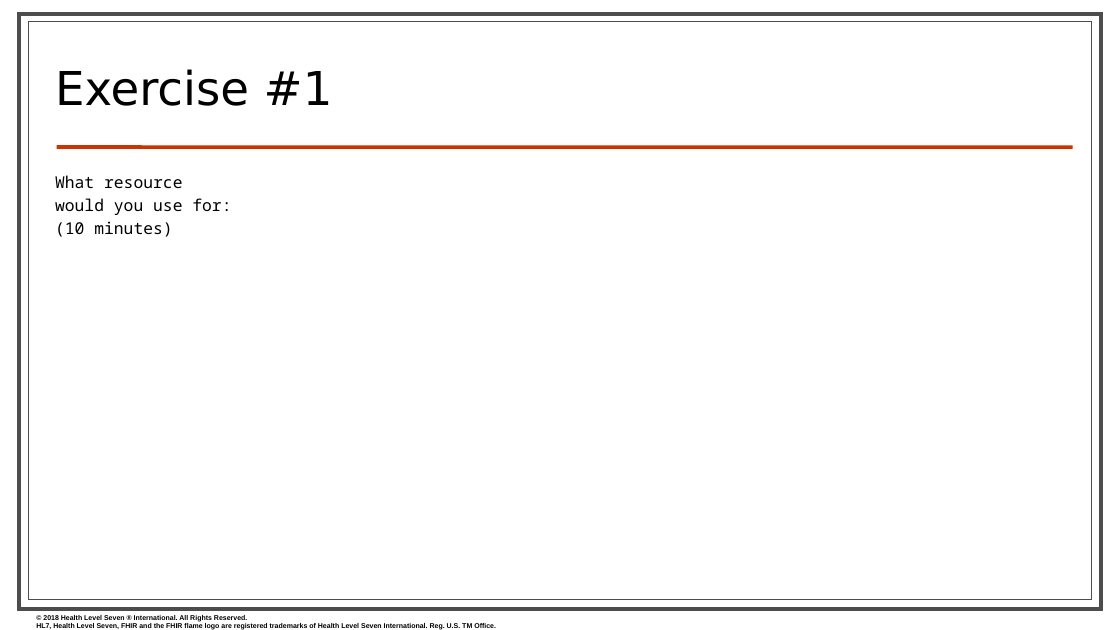
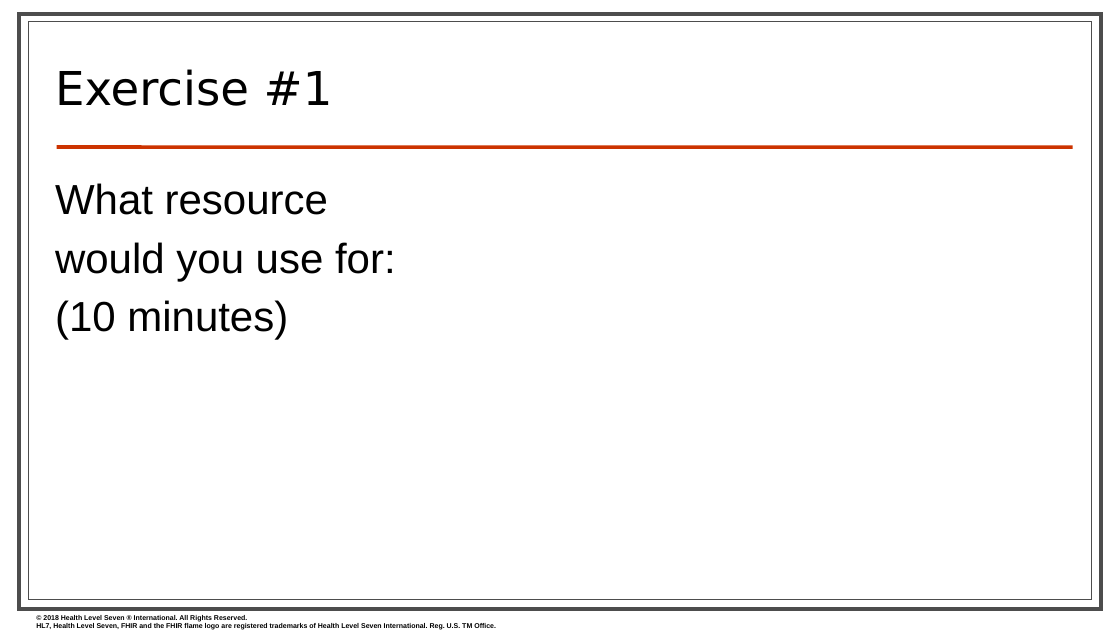
Before and after one commit to FHIR/documents, a slide deck: slide 24 of presentations/2018-03 CIHI/Practical FHIR.pptx. Drawn at 1120x630 pixels with LibreOffice and Linux fonts; fonts in the diff are those of the drawing; background and template pictures are left out. Boxes give left, top, right and bottom in pixels: in the first picture for what was removed or moved away, otherwise in the second. Text is boxed around its words. In the diff, an @@ line names an element or a change of style, - is before the commit and + after.

```diff
--- a/presentations/2018-03 CIHI/Practical FHIR.pptx
+++ b/presentations/2018-03 CIHI/Practical FHIR.pptx
@@ text "What resource" at (55, 183, 396, 340): size 14 to 36 pt, font Noto Sans Mono to Arial; more space between paragraphs @@
```
Also in this commit, not shown: 5 other slides changed, 14 other files.
